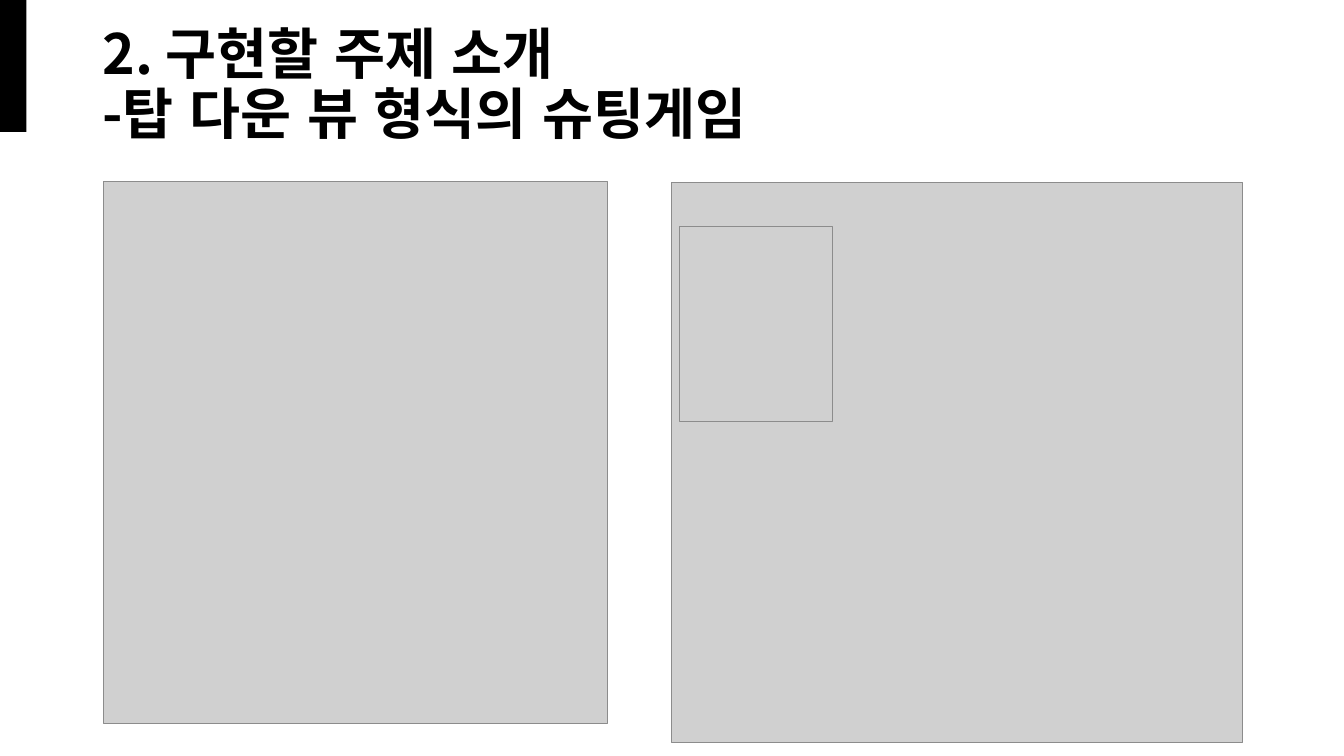
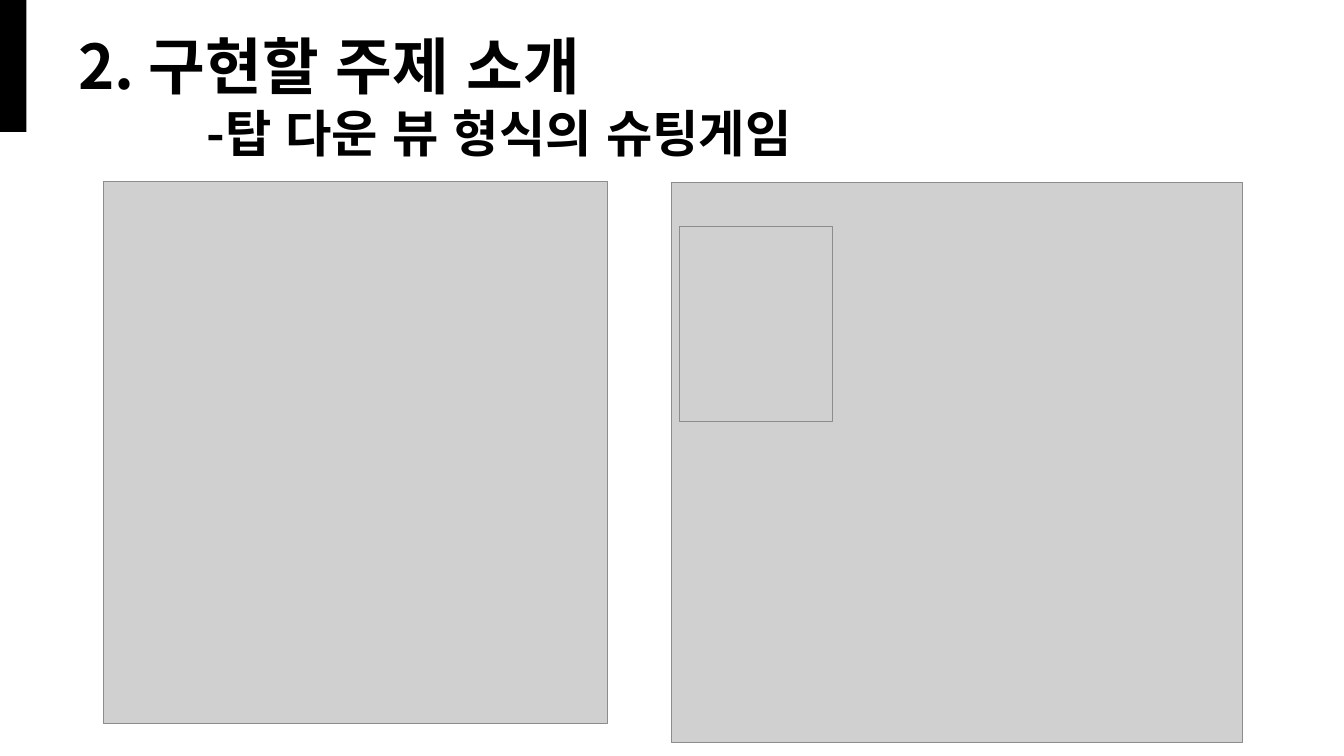
Before and after one commit to AKUMAKUgames/unityProTest, a slide deck: slide 2 of 발표자료 초안.pptx. Drawn at 1344x756 pixels with LibreOffice and Linux fonts; fonts in the diff are those of the drawing; grey boxes stand for pictures. Boxes give left, top, right and bottom in pixels: in the first picture for what was removed or moved away, otherwise in the second. Text is boxed around its words. In the diff, an @@ line names an element or a change of style, - is before the commit and + after.

```diff
--- a/발표자료 초안.pptx
+++ b/발표자료 초안.pptx
@@ title at (x1=78, y1=37, x2=580, y2=95): text changed; size 39.6 to 44 pt @@
-2. 구현할 주제 소개
--탑 다운 뷰 형식의 슈팅게임
+2. 구현할 주제 소개
@@ text added at (x1=206, y1=109, x2=791, y2=157), 36 pt, text #000000, bold @@
+-탑 다운 뷰 형식의 슈팅게임
```
Also in this commit, not shown: 2 other slides changed.
